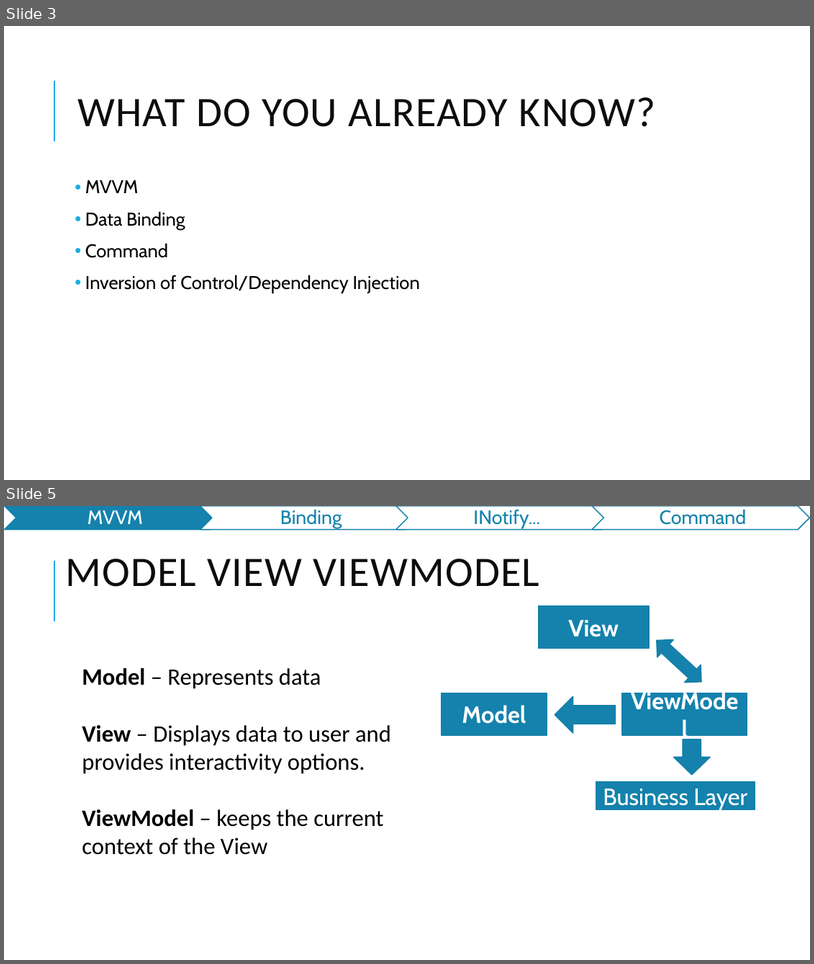
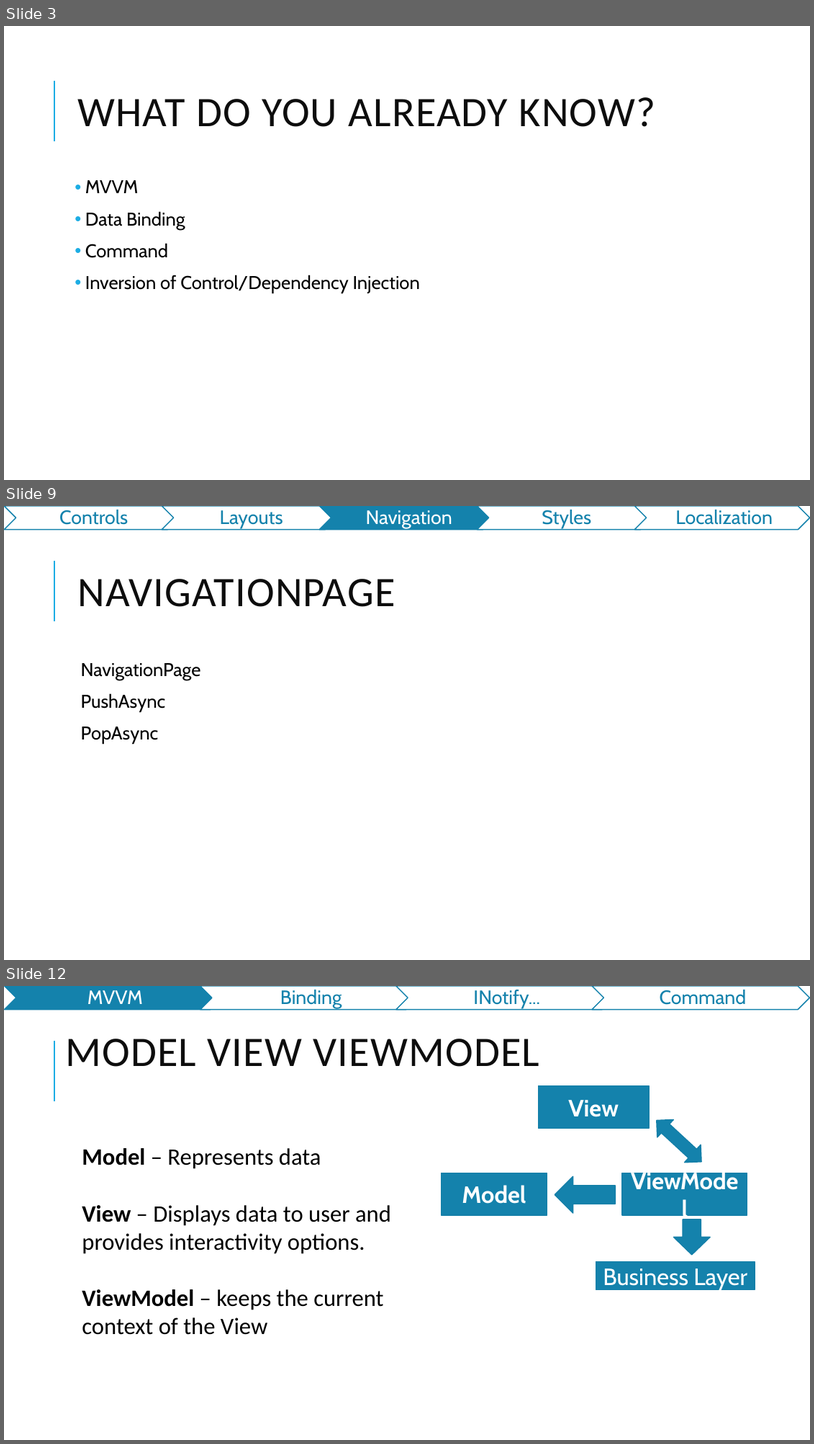
Before and after one commit to jasho/pv239-maui, a slide deck: 03_MVVM/PV239-Xamarin-03_MVVM.pptx. Shown one above the other, each under a label of ours: slides 3 and 5 before the commit, slides 3, 9 and 12 after it; the slides between them are not shown. The pictures are 814x964 and 814x1444 pixels, drawn with LibreOffice and Linux fonts; fonts in the diff are those of the drawing. Boxes give left, top, right and bottom in pixels: in the first picture for what was removed or moved away, otherwise in the second. Text is boxed around its words. In the diff, an @@ line names an element or a change of style, - is before the commit and + after.

```diff
--- a/03_MVVM/PV239-Xamarin-03_MVVM.pptx
+++ b/03_MVVM/PV239-Xamarin-03_MVVM.pptx
@@ slide 9 added at (4, 506, 810, 960), background #FFFFFF; not listed: 1 template element that a slide beside it also shows @@
@@ group added at (4, 506, 810, 530): 5 chevrons, 5 texts @@
+Controls
+Layouts
+Navigation
+Styles
+Localization
@@ title added at (77, 579, 395, 607), 50 pt, text #0D0D0D @@
+NAVIGATIONPAGE
@@ text added at (81, 663, 201, 744), 22 pt, text #000000 @@
+  NavigationPage
+  PushAsync
+  PopAsync
@@ what was slide 5 is now slide 12 @@
```
Also in this commit, not shown: 1 slide changed, 6 other slides added, 1 other file.
